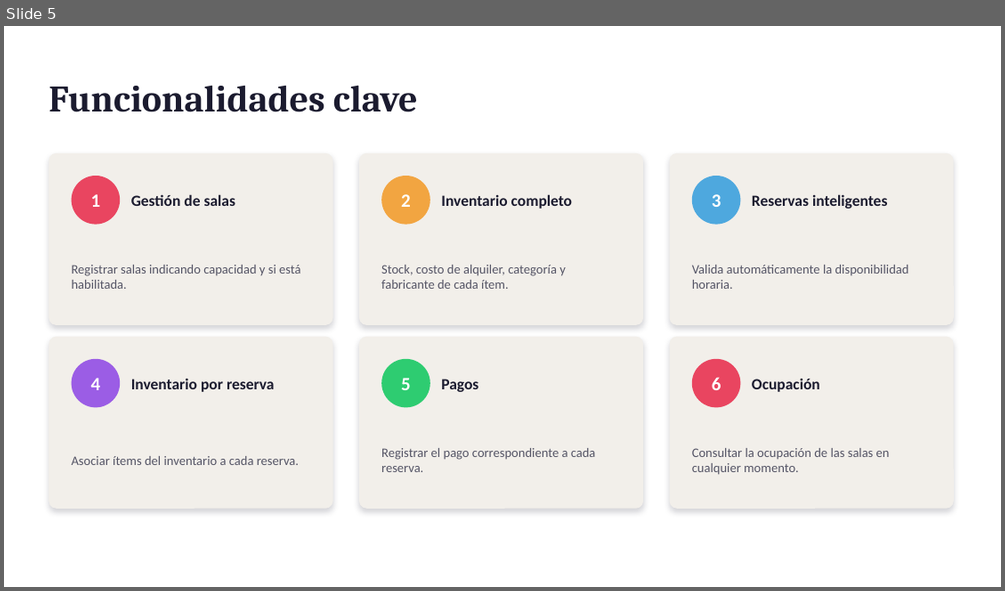
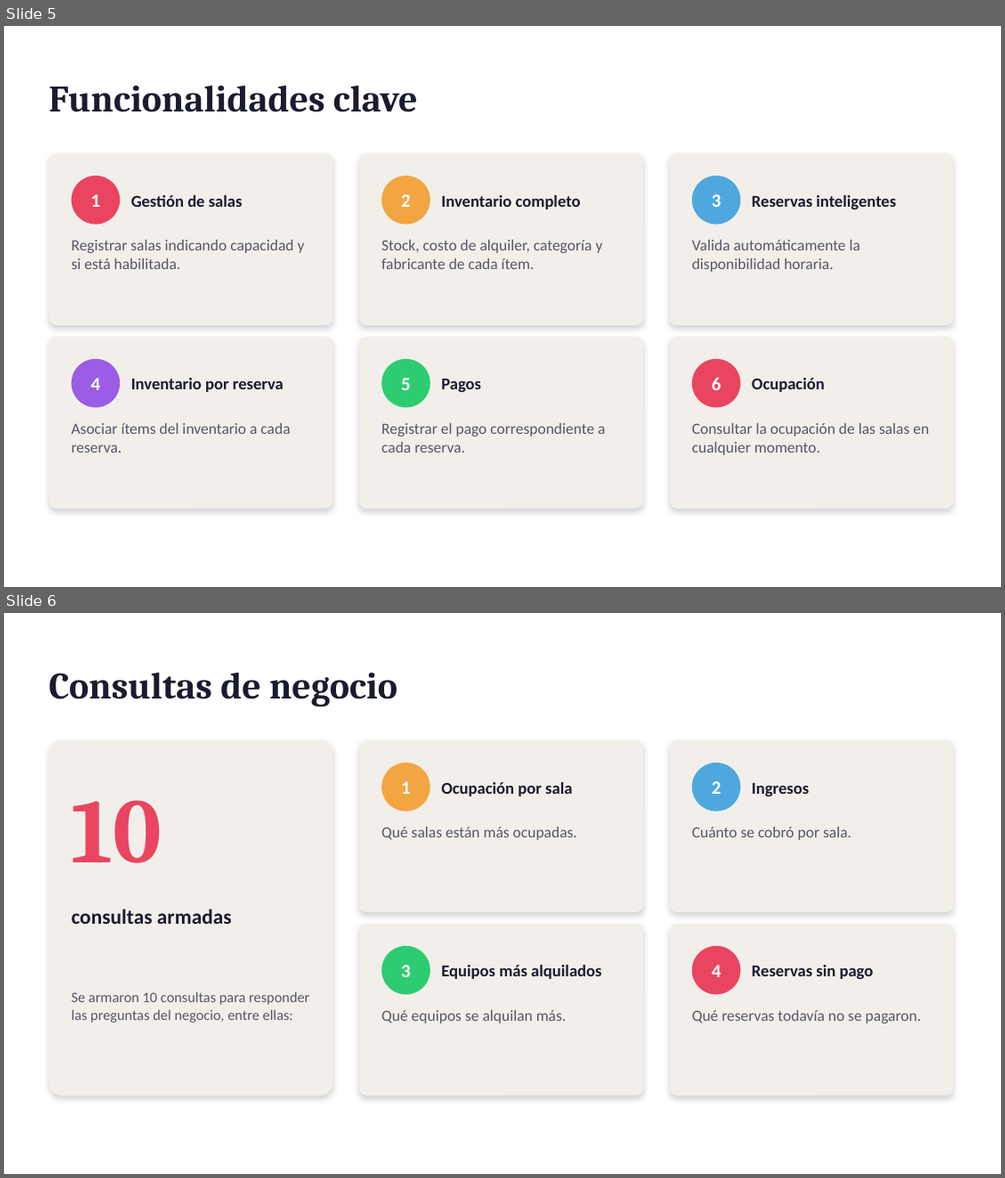
Before and after one commit to SancLucas/Base-de-Datos--Salas-de-Ensayo, a slide deck: Pua_de_Rosa_Deck.pptx. Shown one above the other, each under a label of ours: slide 5 before the commit, slides 5 and 6 after it. The pictures are 1005x591 and 1005x1178 pixels, drawn with LibreOffice and Linux fonts; fonts in the diff are those of the drawing. Boxes give left, top, right and bottom in pixels: in the first picture for what was removed or moved away, otherwise in the second. Text is boxed around its words. In the diff, an @@ line names an element or a change of style, - is before the commit and + after.

```diff
--- a/Pua_de_Rosa_Deck.pptx
+++ b/Pua_de_Rosa_Deck.pptx
@@ slide 6 added at [4, 613, 1001, 1174], background #FFFFFF @@
@@ text added at [48, 672, 397, 707], 36 pt, text #1B1B2F, bold @@
+Consultas de negocio
@@ rounded rectangle added at [48, 740, 333, 1095], fill #F2EFEA @@
@@ rounded rectangle added at [359, 740, 643, 912], fill #F2EFEA @@
@@ rounded rectangle added at [670, 740, 954, 912], fill #F2EFEA @@
@@ ellipse added at [381, 763, 430, 811], fill #F2A541 @@
@@ ellipse added at [692, 763, 741, 811], fill #4EA8DE @@
@@ text added at [401, 781, 411, 794], 18 pt, text #FFFFFF, bold @@
+1
@@ text added at [441, 782, 572, 796], 16 pt, text #1B1B2F, bold @@
+Ocupación por sala
@@ text added at [712, 781, 721, 794], 18 pt, text #FFFFFF, bold @@
+2
@@ text added at [752, 783, 809, 796], 16 pt, text #1B1B2F, bold @@
+Ingresos
@@ text added at [72, 800, 162, 863], 88 pt, text #E94560, bold @@
+10
@@ text added at [381, 827, 577, 840], 15 pt, text #555566 @@
+Qué salas están más ocupadas.
@@ text added at [692, 827, 851, 840], 15 pt, text #555566 @@
+Cuánto se cobró por sala.
@@ text added at [72, 908, 232, 924], 20 pt, text #1B1B2F, bold @@
+consultas armadas
@@ rounded rectangle added at [359, 924, 643, 1095], fill #F2EFEA @@
@@ rounded rectangle added at [670, 924, 954, 1095], fill #F2EFEA @@
@@ ellipse added at [381, 946, 430, 995], fill #2ECC71 @@
@@ ellipse added at [692, 946, 741, 995], fill #E94560 @@
@@ text added at [401, 965, 411, 977], 18 pt, text #FFFFFF, bold @@
+3
@@ text added at [441, 965, 601, 979], 16 pt, text #1B1B2F, bold @@
+Equipos más alquilados
@@ text added at [712, 965, 721, 977], 18 pt, text #FFFFFF, bold @@
+4
@@ text added at [752, 965, 874, 979], 16 pt, text #1B1B2F, bold @@
+Reservas sin pago
@@ text added at [72, 991, 309, 1022], 14 pt, text #555566 @@
+Se armaron 10 consultas para responder las preguntas del negocio, entre ellas:
@@ text added at [381, 1010, 566, 1023], 15 pt, text #555566 @@
+Qué equipos se alquilan más.
@@ text added at [692, 1010, 921, 1023], 15 pt, text #555566 @@
+Qué reservas todavía no se pagaron.
@@ slide 5 changed as well @@
@@ size 15 to 16 pt in 6 elements at [131, 195, 243, 207], [441, 195, 581, 209], [752, 195, 896, 209], [131, 378, 283, 392], [441, 378, 481, 392], [752, 378, 825, 392] @@
@@ size 12.5 to 15 pt; vertical alignment middle to top in 6 elements at [72, 240, 305, 269], [381, 240, 603, 269], [692, 240, 860, 272], [72, 423, 290, 452], [381, 423, 605, 452], [692, 423, 929, 455] @@
```
Also in this commit, not shown: 9 other slides changed.
